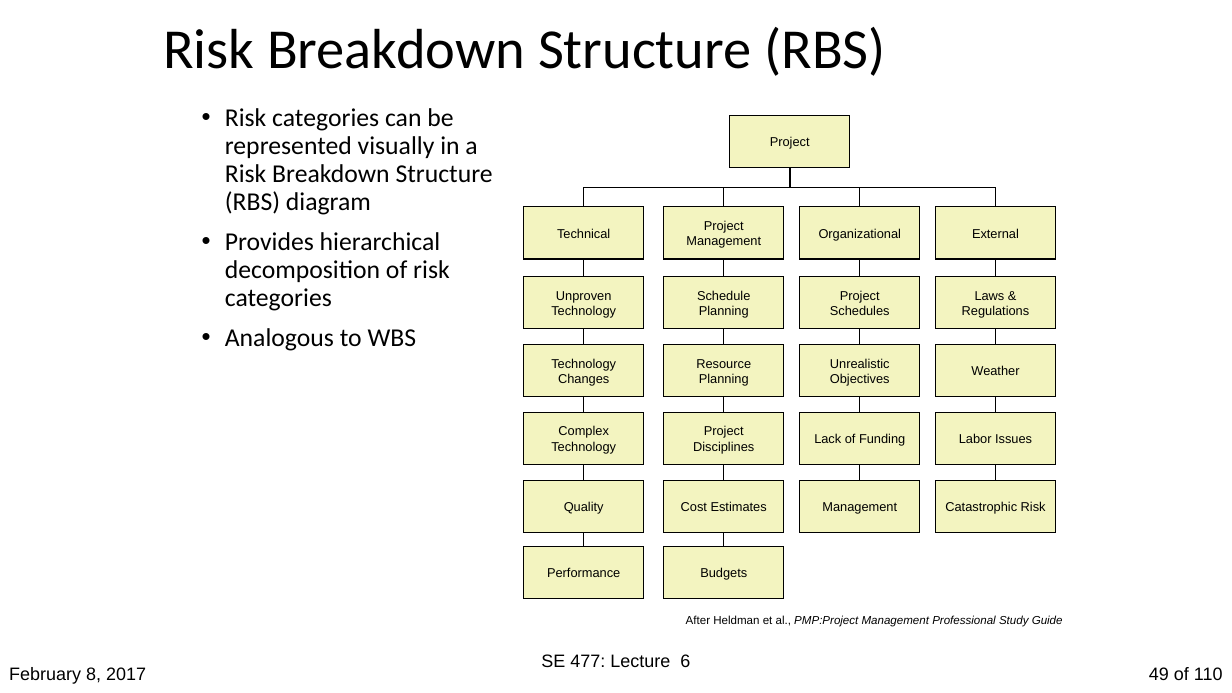
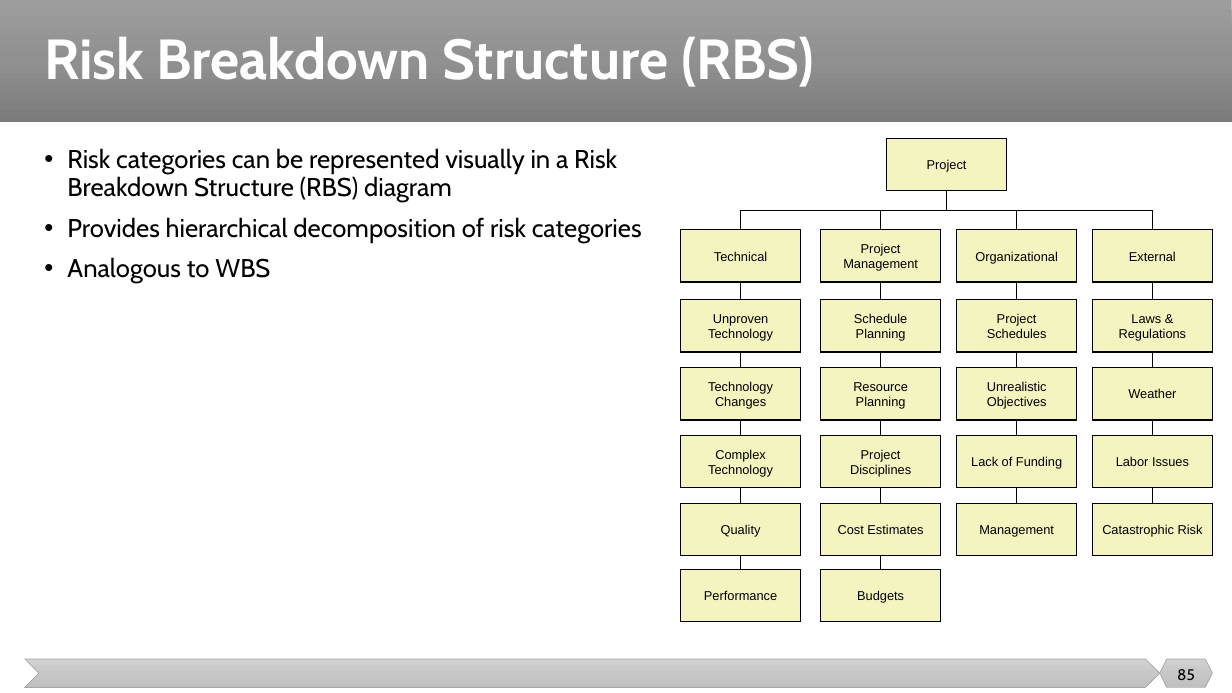
Before and after one commit to malenezi/malenezi, a slide deck: slide 85 of SE423/Lectures/5-Risk Management/Risk Management.pptx (slide 49 before the commit). Drawn at 1232x693 pixels with LibreOffice and Linux fonts; fonts in the diff are those of the drawing. Boxes give left, top, right and bottom in pixels: in the first picture for what was removed or moved away, otherwise in the second. Text is boxed around its words. In the diff, an @@ line names an element or a change of style, - is before the commit and + after.

```diff
--- a/SE423/Lectures/5-Risk Management/Risk Management.pptx
+++ b/SE423/Lectures/5-Risk Management/Risk Management.pptx
@@ rectangle added at (0, 0, 1232, 122), fill gradient #9D9D9D to #909090 to #7C7C7C @@
@@ title "Risk Breakdown Structure (RBS)": place and size @@
-title "Risk Breakdown Structure (RBS)" at (163, 27, 885, 76)
+title "Risk Breakdown Structure (RBS)" at (44, 37, 815, 87)
@@ title "Risk Breakdown Structure (RBS)" at (44, 37, 815, 87): font Calibri to Cabin, text colour #000000 to #FFFFFF, bold on @@
@@ text "Risk categories can be represented ...": place and size @@
-text "Risk categories can be represented ..." at (225, 108, 493, 351)
+text "Risk categories can be represented ..." at (67, 148, 642, 283)
@@ text "Risk categories can be represented ..." at (67, 148, 642, 283): font Calibri to Cabin @@
@@ elbow line moved from (995, 207) - (790, 168) to (947, 191) - (741, 230) @@
@@ elbow line moved from (860, 207) - (790, 168) to (881, 230) - (947, 191) @@
@@ elbow line moved from (724, 207) - (790, 168) to (1017, 230) - (947, 191) @@
@@ elbow line moved from (790, 168) - (584, 207) to (1153, 230) - (947, 191) @@
@@ 18 rectangles: place and size @@
-18 rectangles at (524, 116, 1055, 599)
+18 rectangles at (680, 139, 1213, 622)
@@ line moved from (584, 259) - (584, 276) to (1153, 282) - (1153, 299) @@
@@ line moved from (584, 329) - (584, 345) to (1153, 352) - (1153, 368) @@
@@ 5 rectangles: place and size @@
-5 rectangles at (799, 207, 920, 533)
+5 rectangles at (957, 230, 1077, 556)
@@ 5 lines: place and size @@
-5 lines at (724, 259, 724, 546)
+5 lines at (741, 282, 741, 569)
@@ 8 lines: place and size @@
-8 lines at (860, 259, 995, 481)
+8 lines at (881, 282, 1017, 504)
@@ line moved from (584, 465) - (584, 481) to (1153, 420) - (1153, 435) @@
@@ line moved from (584, 397) - (584, 412) to (1153, 488) - (1153, 504) @@
@@ line moved from (584, 532) - (584, 546) to (881, 555) - (881, 569) @@
@@ text removed at (686, 615, 1063, 627) @@
-After Heldman et al., PMP:Project Management Professional Study Guide
@@ chevron added at (25, 659, 1160, 688), fill gradient #D2D2D2 to #C8C8C8 to #C0C0C0, outline #A5A5A5 0.5 pt @@
@@ text removed at (541, 654, 690, 667) @@
-SE 477: Lecture 6
@@ hexagon added at (1160, 659, 1213, 688), fill gradient #D2D2D2 to #C8C8C8 to #C0C0C0, outline #A5A5A5 0.5 pt @@
@@ text removed at (9, 667, 146, 684) @@
-February 8, 2017
@@ page number removed at (1149, 667, 1223, 680) @@
-49 of 110
@@ page number added at (1177, 669, 1195, 680), 12 pt, text #000000 @@
+85
```
Also in this commit, not shown: 85 other slides changed, 1 slide added, 13 slides removed, 12 other files.
